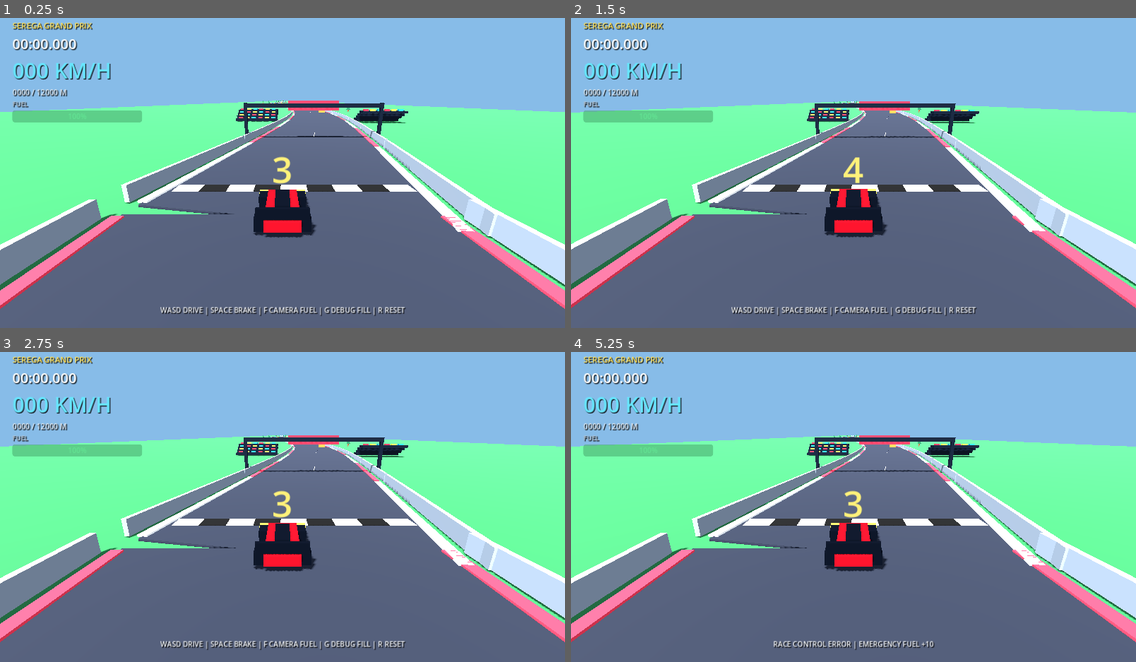
Above: before the commit, frames 1-4 (two rows, left to right).
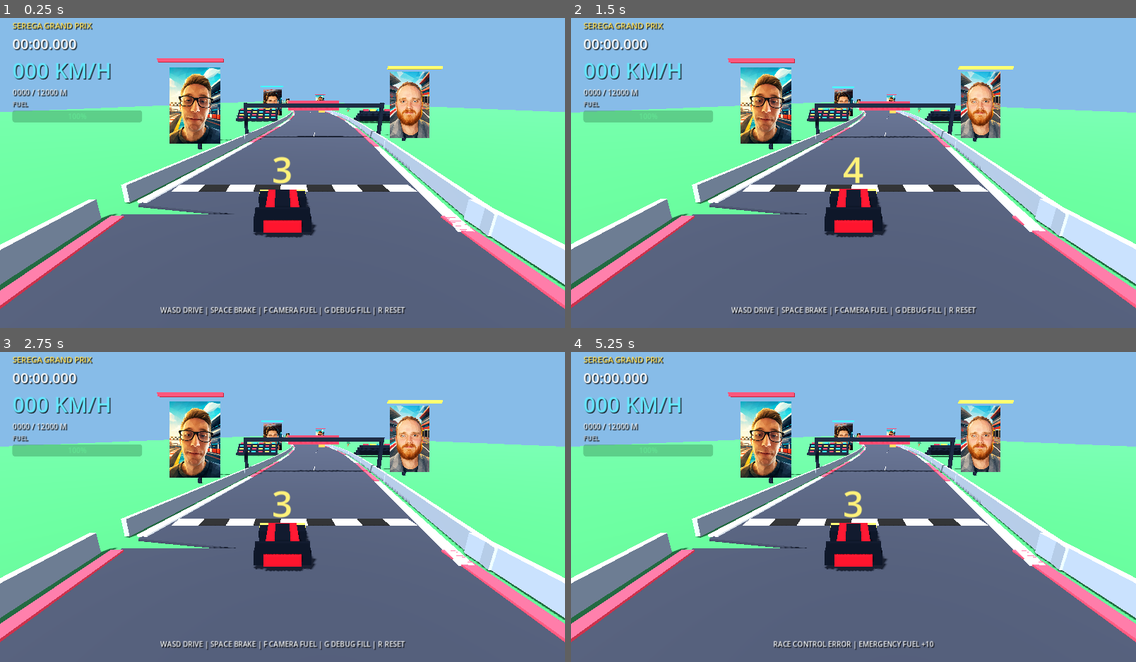
Above: after the commit, the same moments.

Repository: marticampgin/serega-racing
Game: Godot game, scene res://scenes/main.tscn
Same seed, same stepped clock (60 frames per second), same inputs: the game is played once before the commit and once after it.
Inputs:
- Up to frame 1 (0.25 s): no input
- Up to frame 2 (1.5 s): hold D 0.53-1.28 s; hold R 0.53-1.28 s; tap Space at 0.77 s; tap Enter at 1.25 s; hold S from 1.28 s (still down); tap R at 1.35 s
- Up to frame 3 (2.75 s): tap Space at 1.52, 2 s; release S at 2.03 s; hold D from 2.03 s (still down); hold F from 2.03 s (still down); tap R at 2.3 s
- Up to frame 4 (5.25 s): release D at 2.78 s; release F at 2.78 s; hold W 2.78-3.53 s; tap G at 2.85 s; tap Space at 3.02, 3.77, 4.52, 5 s; tap R at 3.05, 4.35 s; hold R 3.53-4.28 s; hold A 3.53-5.03 s; tap Enter at 4.25 s; hold S from 5.03 s (still down); hold F from 5.03 s (still down)

The runs differ from the first frame. In frame 1, 4.3% of the frame differs, in the area x 27-79%, y 12-43%; in frame 2, 4.3%; in frame 3, 4.3%; in frame 4, 4.3%.

Commit message:
Integrate stylized friend portraits into race scenery

Diff:
--- a/scripts/main.gd
+++ b/scripts/main.gd
@@ -28,6 +28,7 @@
 var distance_label: Label
 var status_label: Label
 var fuel_bar: ProgressBar
+var finish_portrait: TextureRect
 var start_position := Vector3.ZERO
 var countdown_label: Label
 var countdown_time := 3.2
@@ -201,6 +202,36 @@
 			add_cylinder(self, height * 0.27, height * 0.68, tree_position + Vector3.UP * height * 0.64, leaves_light if tree_index % 3 == 0 else leaves_dark, 0.05)
 			tree_index += 1
 		scenery_z -= rng.randf_range(75.0, 125.0)
+	build_portrait_scenery(steel, red, yellow, blue)
+
+
+func build_portrait_scenery(steel: Material, red: Material, yellow: Material, blue: Material) -> void:
+	var portraits := [
+		"res://assets/generated/friends/friend-glasses-racing.png",
+		"res://assets/generated/friends/friend-beard-racing.png",
+		"res://assets/generated/friends/friend-dark-hair-racing.png",
+	]
+	var placements := [
+		Vector3(-14.0, 5.2, -18.0),
+		Vector3(14.0, 5.2, -24.0),
+		Vector3(-15.0, 5.2, -70.0),
+		Vector3(15.0, 5.2, -170.0),
+		Vector3(-15.5, 5.2, -290.0),
+		Vector3(15.5, 5.2, -420.0),
+	]
+	var frame_materials := [red, yellow, blue]
+	for index in range(placements.size()):
+		var position: Vector3 = placements[index]
+		position.x += center_x(position.z)
+		add_box(self, Vector3(7.5, 0.4, 0.45), position + Vector3(0, 5.0, -0.1), frame_materials[index % 3])
+		add_box(self, Vector3(0.4, 2.2, 0.4), position + Vector3(0, -5.8, -0.1), steel)
+		var portrait := Sprite3D.new()
+		portrait.texture = load(portraits[index % portraits.size()])
+		portrait.pixel_size = 0.006
+		portrait.billboard = BaseMaterial3D.BILLBOARD_ENABLED
+		portrait.shaded = false
+		portrait.position = position + Vector3(0, 0, 0.05)
+		add_child(portrait)
 
 
 func build_car() -> void:
@@ -312,6 +343,20 @@
 	status_label.offset_bottom = -18.0
 	status_label.horizontal_alignment = HORIZONTAL_ALIGNMENT_CENTER
 	layer.add_child(status_label)
+	finish_portrait = TextureRect.new()
+	finish_portrait.texture = load("res://assets/generated/friends/friend-dark-hair-racing.png")
+	finish_portrait.expand_mode = TextureRect.EXPAND_IGNORE_SIZE
+	finish_portrait.stretch_mode = TextureRect.STRETCH_KEEP_ASPECT_CENTERED
+	finish_portrait.anchor_left = 1.0
+	finish_portrait.anchor_top = 1.0
+	finish_portrait.anchor_right = 1.0
+	finish_portrait.anchor_bottom = 1.0
+	finish_portrait.offset_left = -220.0
+	finish_portrait.offset_top = -280.0
+	finish_portrait.offset_right = -24.0
+	finish_portrait.offset_bottom = -70.0
+	finish_portrait.visible = false
+	layer.add_child(finish_portrait)
 	# Keep the countdown on a separate, modest font atlas for broad GL compatibility.
 	countdown_label = Label.new()
 	countdown_label.text = "3"
@@ -433,6 +478,7 @@
 	if car.global_position.z <= -TRACK_LENGTH:
 		race_active = false
 		speed = 0.0
+		finish_portrait.visible = true
 		status_label.text = "FINISH!  %s  |  PRESS R TO RACE AGAIN" % format_time(elapsed)
 
 
@@ -476,6 +522,7 @@
 	boost_time = 0.0
 	ghost_time = 0.0
 	race_active = true
+	finish_portrait.visible = false
 	status_label.text = "WASD DRIVE | SPACE BRAKE | F CAMERA FUEL | G DEBUG FILL | R RESET"
 	refuel_in_progress = false
 	refuel_cooldown = 0.0
Binary file added: assets/generated/friends/friend-beard-racing.png
Not shown, added: assets/generated/friends/friend-beard-racing.png.import
Binary file added: assets/generated/friends/friend-dark-hair-racing.png
Not shown, added: assets/generated/friends/friend-dark-hair-racing.png.import
Binary file added: assets/generated/friends/friend-glasses-racing.png
Not shown, added: assets/generated/friends/friend-glasses-racing.png.import
Not shown, changed: .gitignore
Not shown, added: assets/README.md
